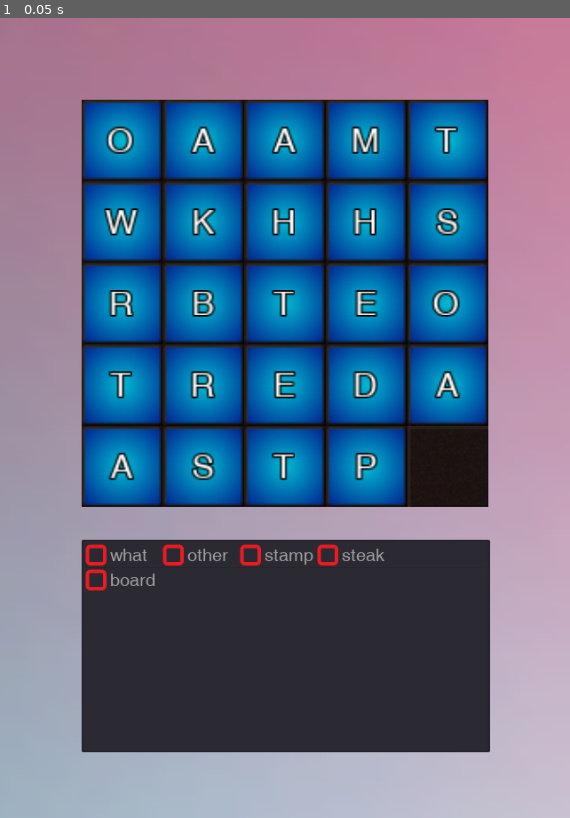
Above: before the commit, frame 1.
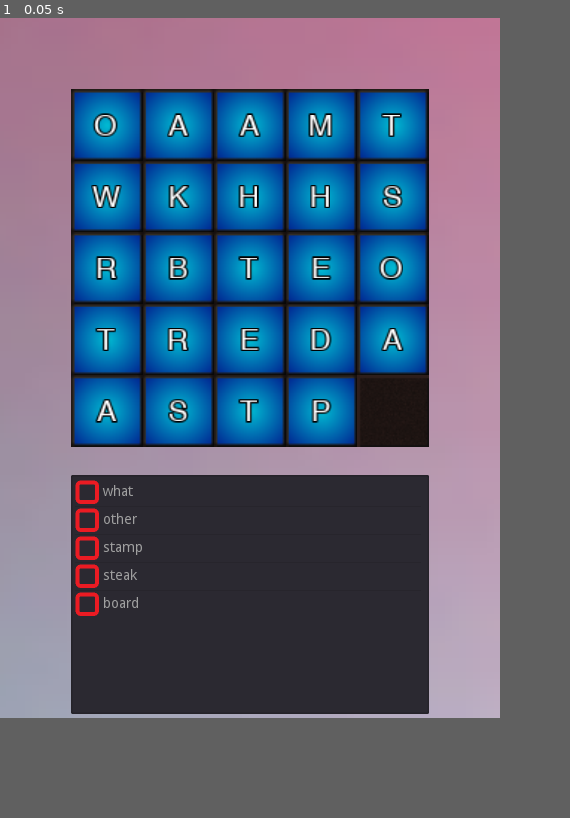
Above: after the commit, the same moment.

Repository: ahmetilgin/WordFinding
Game: Godot game, scene res://game.tscn
Same seed, same stepped clock (60 frames per second), same inputs: the game is played once before the commit and once after it.
Inputs:
- Up to frame 1 (0.05 s): no input
In our replay, the window is 570x800 before the commit and 500x700 after it. These sizes can differ from the game's own. Grey fills any space a smaller window leaves; there, only what the larger window draws over its background counts as a difference.

The runs differ from the first frame. In frame 1, 58% of the frame differs, in the area x 0-100%, y 0-100%.

Commit message:
image loaded android export

Diff:
--- a/game.gd
+++ b/game.gd
@@ -221,18 +221,22 @@
 		print($ItemList.get_item_text(index))
 		if($ItemList.get_item_text(index)  == word):
 			var item_list_icon = ImageTexture.new()
-			var img = Image.new()
-			img.load("res://assets/checkbox_checked.png")
-			item_list_icon.create_from_image(img)
+			var img = load("res://assets/checkbox_checked.png")
+			var image_texture = img.get_data()
+			image_texture.lock()
+			item_list_icon.create_from_image(image_texture)
 			$ItemList.set_item_icon(index,item_list_icon)
 			$ItemList.set_item_custom_fg_color(index,Color(0,1,0,1))
+			image_texture.unlock()
 	pass
 func add_item_to_list(word):
 	var item_list_icon = ImageTexture.new()
-	var img = Image.new()
-	img.load("res://assets/checkbox_unchecked.png")
-	item_list_icon.create_from_image(img)
+	var img = load("res://assets/checkbox_unchecked.png")
+	var image_texture = img.get_data()
+	image_texture.lock()
+	item_list_icon.create_from_image(image_texture)
 	$ItemList.add_item(word, item_list_icon, false)
+	image_texture.unlock()
 # Called every frame. 'delta' is the elapsed time since the previous frame.
 #func _process(delta):
 #	pass
--- a/game.tscn
+++ b/game.tscn
@@ -1,12 +1,7 @@
-[gd_scene load_steps=5 format=2]
+[gd_scene load_steps=3 format=2]
 
 [ext_resource path="res://game.gd" type="Script" id=1]
 [ext_resource path="res://assets/tile.png" type="Texture" id=2]
-[ext_resource path="res://assets/Helvetica.ttf" type="DynamicFontData" id=3]
-
-[sub_resource type="DynamicFont" id=1]
-size = 20
-font_data = ExtResource( 3 )
 
 [node name="Game" type="Node2D"]
 script = ExtResource( 1 )
@@ -22,9 +17,6 @@
 margin_top = 625.0
 margin_right = 618.0
 margin_bottom = 864.0
-custom_fonts/font = SubResource( 1 )
-max_columns = 4
-same_column_width = true
 __meta__ = {
 "_edit_use_anchors_": false
 }
--- a/project.godot
+++ b/project.godot
@@ -25,8 +25,8 @@
 
 [display]
 
-window/size/width=642
-window/size/height=900
+window/size/width=500
+window/size/height=700
 window/handheld/orientation="portrait"
 
 [input_devices]
Not shown: 5 places in Block.tscn that only renumber resources
